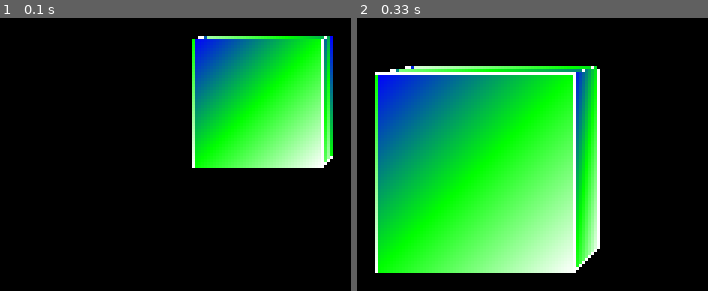
Above: before the commit, frames 1-2 (left to right).
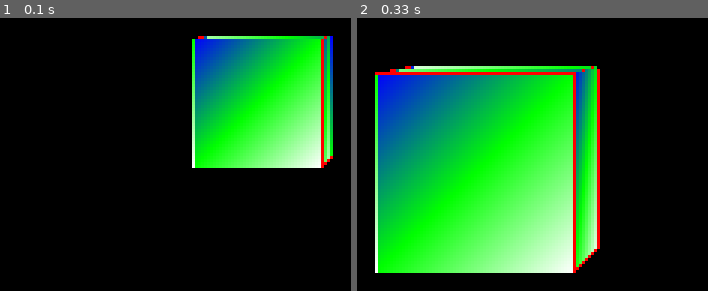
Above: after the commit, the same moments.

Repository: ogu83/pyrubicscube
Game: pygame game, started from opengl_tutorial.py
Two runs of this game, one before a commit and one after it. Both use one fixed random seed, a clock stepped at 60 frames per second and the inputs below.
Inputs:
- Up to frame 1 (0.1 s): no input
- Up to frame 2 (0.33 s): no input

The runs differ from the first frame. In frame 1, 0.5% of the frame differs, in the area x 56-95%, y 6-55%; in frame 2, 1.9%, in the area x 5-70%, y 17-94%.

Commit message:
lfof tutorial 5

Diff:
--- a/opengl_tutorial.py
+++ b/opengl_tutorial.py
@@ -57,6 +57,13 @@
     (0,1,1),
 )
 
+def set_vertices(max_distance):
+    x_value_change = random.randrange(-10,10)
+    y_value_change = random.randrange(-10,10)
+    z_value_change = random.randrange(-1 * max_distance, -20)
+
+
+
 def Cube():
 
     glBegin(GL_QUADS)
@@ -73,6 +80,7 @@
 
     for edge in edges:
         for vertex in edge:
+            glColor3fv(colors[0])
             glVertex3fv(verticies[vertex])
 
     glEnd()
